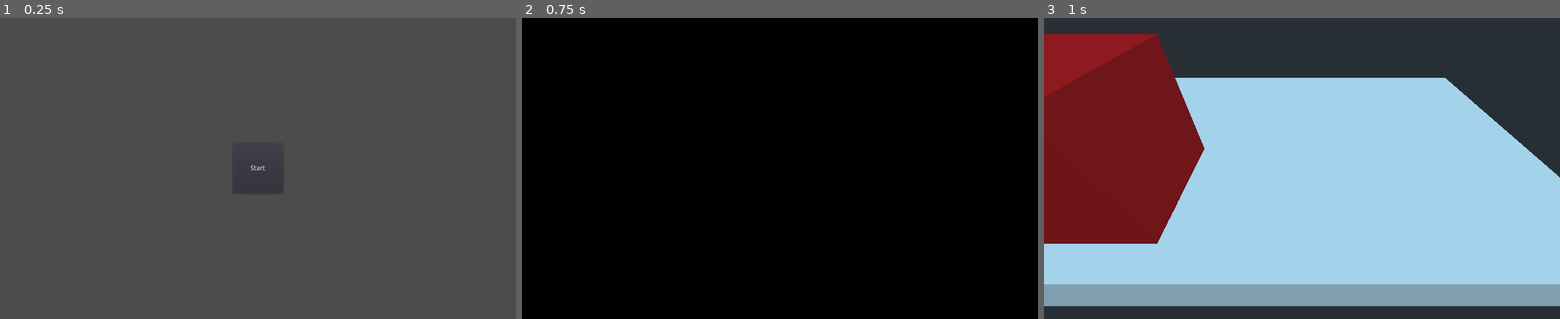
Above: before the commit, frames 1-3 (left to right).
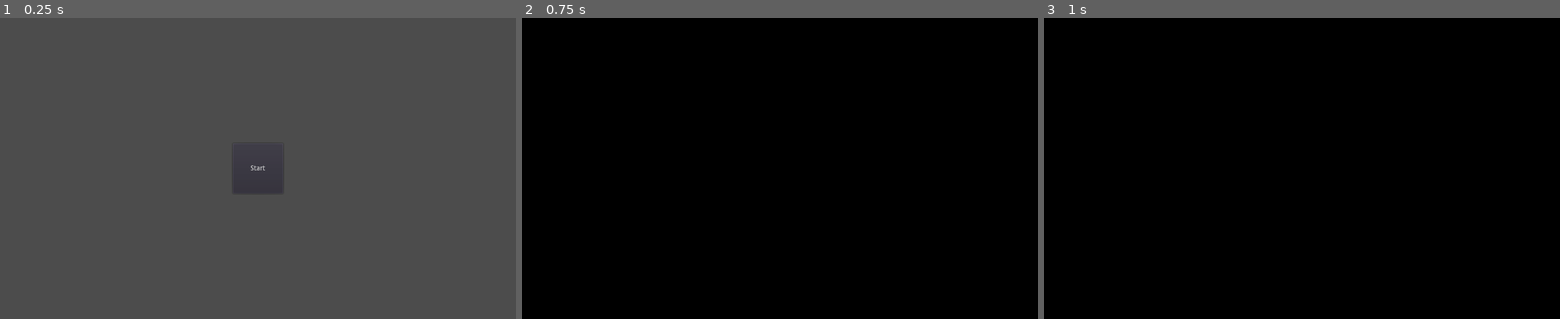
Above: after the commit, the same moments.

Repository: ImmersiveRPG/GodotAsyncLoader
Game: Godot game, scene res://src/Start/Start.tscn
Same seed, same stepped clock (60 frames per second), same inputs: the game is played once before the commit and once after it.
Inputs:
- Up to frame 1 (0.25 s): no input
- Up to frame 2 (0.75 s): click "Start" at 0.5 s
- Up to frame 3 (1 s): no input

Frames 1-2 are identical in both runs. In frame 3, 100% of the frame differs, in the area x 0-100%, y 0-100%.

Commit message:
Added missing header

Diff:
--- a/project/src/NPC/NPC.gd
+++ b/project/src/NPC/NPC.gd
@@ -1,3 +1,7 @@
+# Copyright (c) 2021 Matthew Brennan Jones <matthew.brennan.jones@gmail.com>
+# This file is license under the MIT License
+# https://github.com/ImmersiveRPG/AsyncLoaderExample
+
 extends KinematicBody
 
 const HP_MAX := 100.0
--- a/project/src/Terrain/Terrain.tscn
+++ b/project/src/Terrain/Terrain.tscn
@@ -1,6 +1,8 @@
 [gd_scene format=2]
 
-[node name="Terrain" type="CSGCombiner"]
+[node name="Terrain" type="CSGCombiner" groups=[
+"terrain",
+]]
 transform = Transform( 1, 0, 0, 0, 1, 0, 0, 0, 1, 0, -50, 0 )
 use_collision = true
 
